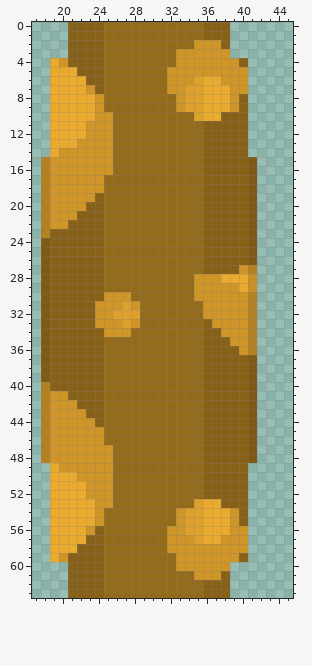
File history of a pixel-art sprite, assets/snake_trunk.png. That is the earlier state.
The file is 64x64 pixels. Colours within 5 levels of each other are drawn and written as one. Shown: x 17..45, y 0..63.
After the commit:
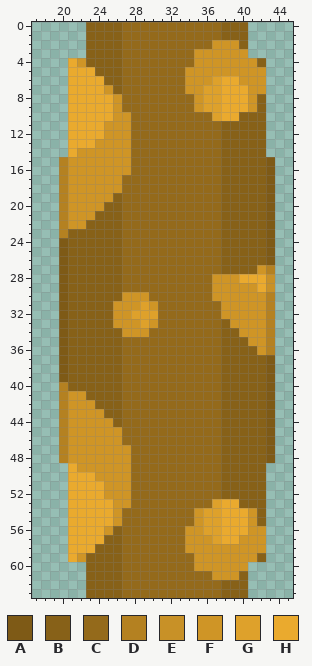
Palette (. is transparent): A #7e5a16  B #876118  C #946a1b  D #b48121  E #c89127  F #cf9526  G #dea12b  H #eaaa2e
Commit: Further tweaks for connected textures
Difference:
Changed rows in their new state; - is an unchanged pixel.
first column x 18:
 0 ---..--BB---------CC-BB---
 1 ---..--BB---------CC-BB---
 2 ---..--BB--------CC-FFB---
 3 ---..--BB------CC----FF---
 4 -..HF--BB------CC-----FFB-
 5 -..-HH-BB-----CC-------FF-
 6 -..--HHBB-----CC-FFGHH-FF-
 7 -..--HHFB-----CCFFGG-HHFF-
 8 -..---HHF------CCFGG-HHFB-
 9 -..---HHF------CCFGG-HHFB-
10 -..---HHFF-------CCGHH-BB-
11 -..--HH-FF--------CC---BB-
12 -..--HH-FF--------CC---BB-
13 -..-HH--FF--------CC---BB-
14 -..H----FF--------CC---BB-
15 ..D-----FF--------CC---BBA
16 ..D-----FF--------CC---BBA
17 ..D----FF---------CC---BBA
18 ..D----FF---------CC---BBA
19 ..D---FFB---------CC---BBA
20 ..D--FFBB---------CC---BBA
21 ..D-FF-BB---------CC---BBA
22 ..DFF--BB---------CC---BBA
23 ..D----BB---------CC---BBA
24 ..A----BB---------CC---BBA
25 ..A----BB---------CC---BBA
26 ..A----BB---------CC---BBA
27 ..A----BB---------CC--BBFD
28 ..A----BB--------CC-FF-HHE
29 ..A----BB--------CC---FFHE
30 ..A----BB-FF-----CC----FFD
31 ..A---BB-F-GF-----CC---FFD
32 ..A---BBFF-GG-----CC---FFD
33 ..A---BB-F-GF-----CCB--FFD
34 ..A----BB-FF------CCBB-FFD
35 ..A----BB---------CC-BBFFD
36 ..A----BB---------CC--BBFD
37 ..A----BB---------CC---BBA
38 ..A----BB---------CC---BBA
39 ..A----BB---------CC---BBA
40 ..D----BB---------CC---BBA
41 ..DFF--BB---------CC---BBA
42 ..D-FF-BB---------CC---BBA
43 ..D--FFBB---------CC---BBA
44 ..D---FFB---------CC---BBA
45 ..D----FF---------CC---BBA
46 ..D----FF---------CC---BBA
47 ..D-----FF--------CC---BBA
48 ..D-----FF--------CC---BBA
49 -..H----FF--------CC---BB-
50 -..-HH--FF--------CC---BB-
51 -..--HH-FF--------CC---BB-
52 -..--HH-FF--------CC---BB-
53 -..---HHFF-------CCGHH-BB-
54 -..---HHF------CCFGG-HHFB-
55 -..---HHF------CCFGG-HHFB-
56 -..--HHFB-----CCFFGG-HHFF-
57 -..--HHBB-----CC-FFGHH-FF-
58 -..-HH-BB-----CC-------FF-
59 -..HF--BB------CC-----FFB-
60 ---..--BB------CC----FF---
61 ---..--BB--------CC-FFB---
62 ---..--BB---------CC-BB---
63 ---..--BB---------CC-BB---
Changed places in both pictures, as pixel boxes (x1, y1, x2, y2):
changed: (41, 22, 158, 598)
changed: (167, 22, 275, 598)
